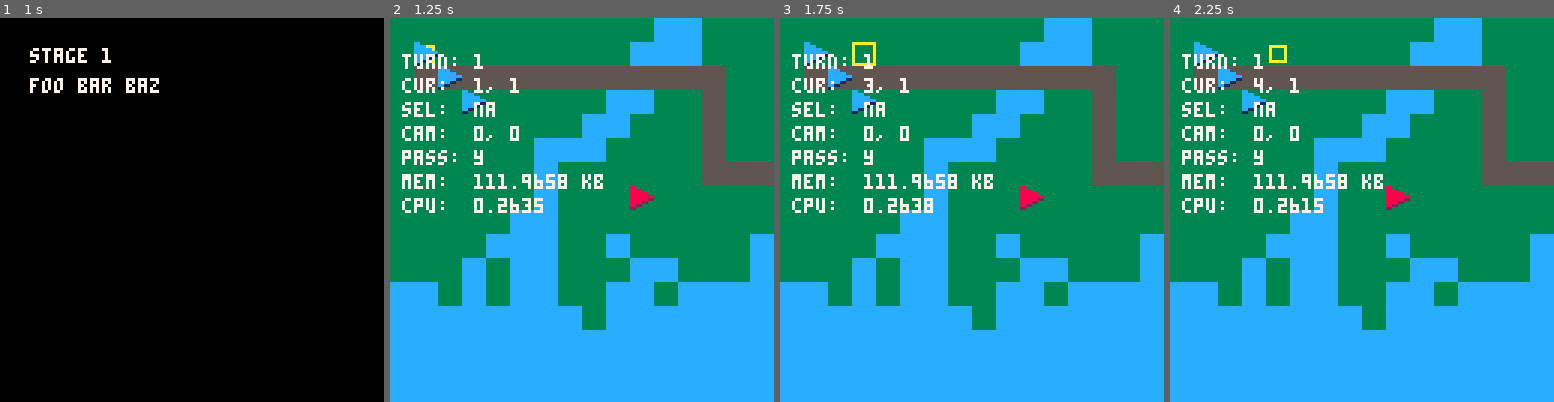
Above: before the commit, frames 1-4 (left to right).
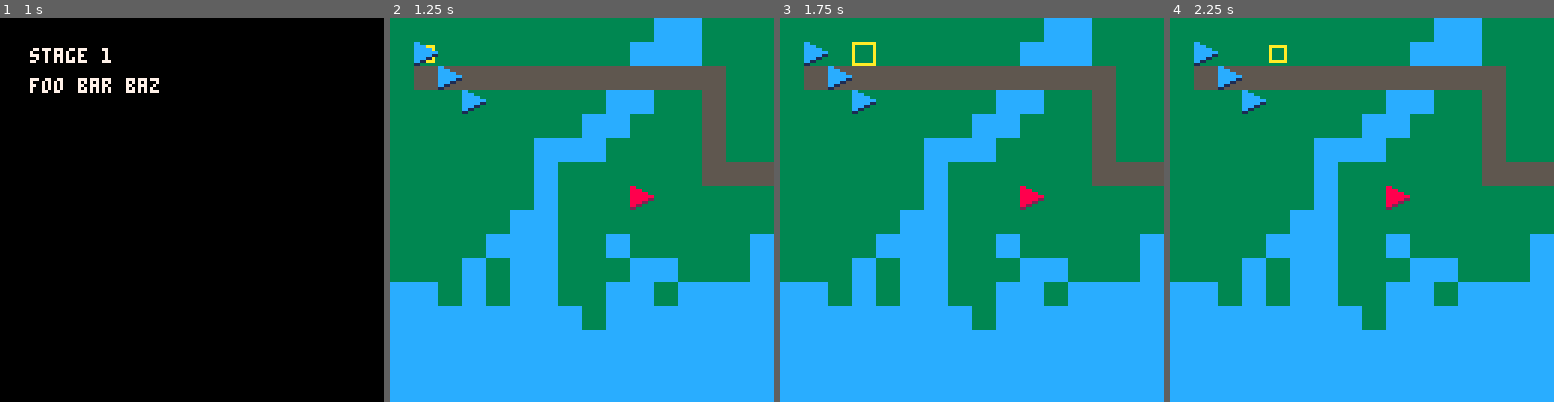
Above: after the commit, the same moments.

Repository: chrisallenlane/balance-of-power
Game: PICO-8 cartridge balance-of-power.p8
The game is run twice, just before and just after one commit, with the same random seed, the same clock (stepped at 60 frames per second) and the same inputs.
Inputs:
- Up to frame 1 (1 s): tap X (X key) at 0.33 s; tap O (Z key) at 0.7 s
- Up to frame 2 (1.25 s): tap X (X key) at 1.07 s
- Up to frame 3 (1.75 s): hold Right from 1.6 s (still down); tap O (Z key) at 1.7 s
- Up to frame 4 (2.25 s): tap X (X key) at 1.85 s; release Right at 2.1 s; tap O (Z key) at 2.1 s; hold Up from 2.15 s (still down)

Frame 1 is identical in both runs. In frame 2, 2.9% of the frame differs, in the area x 3-56%, y 9-51%; in frame 3, 2.9%; in frame 4, 2.9%.

Commit message:
chore(debug): disable debugging
Disable the debugging overlay via configs.

Diff:
--- a/balance-of-power.p8
+++ b/balance-of-power.p8
@@ -3,7 +3,7 @@
 __lua__
 
 -- show/hide on-screen debugging info
-DEBUG_SHOW = true
+DEBUG_SHOW = false
 
 -- TODO: refactor this
 Game = { state = { screen = "title" } }
